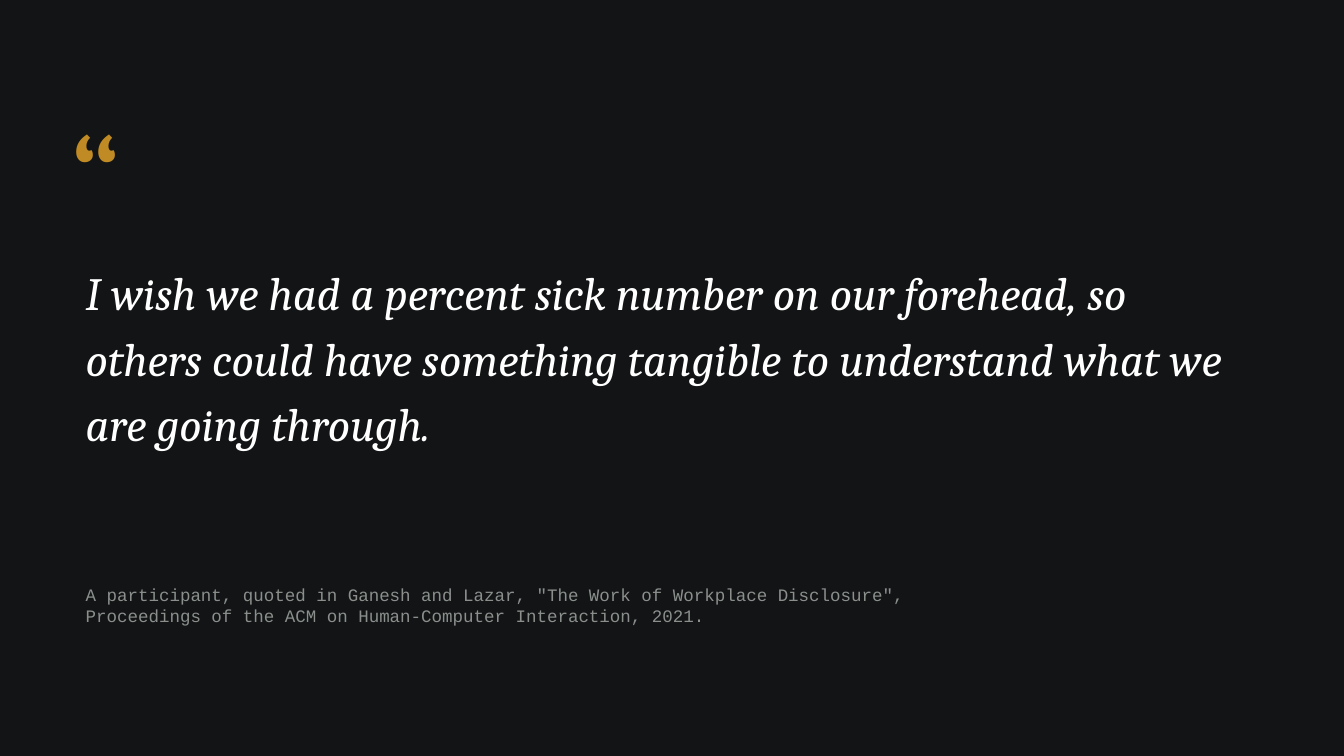
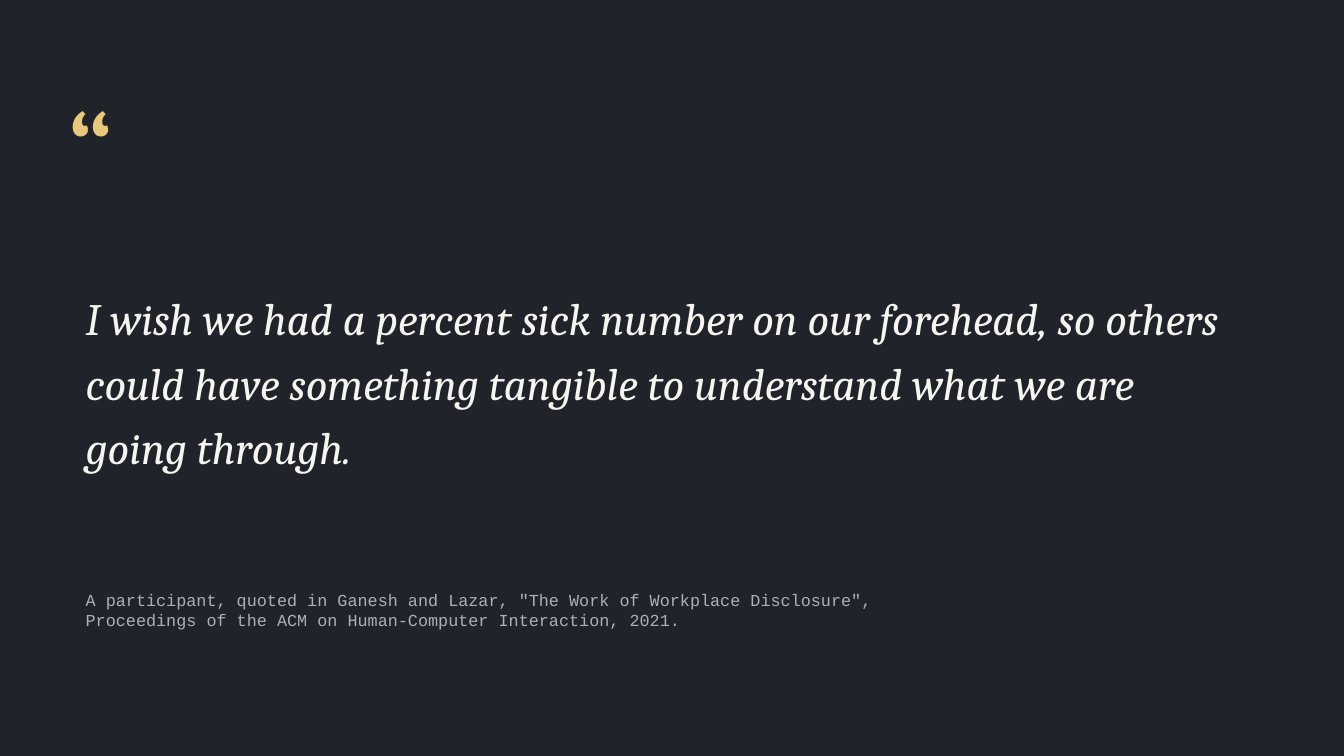
Before and after one commit to parthsevak2/curb-cut, a slide deck: slide 2 of submission/Curb-Cut.pptx. Drawn at 1344x756 pixels with LibreOffice and Linux fonts; fonts in the diff are those of the drawing. Boxes give left, top, right and bottom in pixels: in the first picture for what was removed or moved away, otherwise in the second. Text is boxed around its words. In the diff, an @@ line names an element or a change of style, - is before the commit and + after.

```diff
--- a/submission/Curb-Cut.pptx
+++ b/submission/Curb-Cut.pptx
@@ background #121415 to #20242A @@
@@ text "“": place and size @@
-text "“" at [71,86,212,257]
+text "“" at [68,73,219,219]
@@ text "“" at [68,73,219,219]: size 96 to 88 pt, text colour #C08A24 to #E8C87A @@
@@ text "I wish we had a ...": place and size @@
-text "I wish we had a ..." at [86,278,1222,451]
+text "I wish we had a ..." at [86,304,1218,474]
@@ text "I wish we had a ..." at [86,304,1218,474]: size 33 to 32 pt, text colour #FFFFFF to #F7F5EF; line spacing 1.18 to 1.2 @@
@@ text "A participant, quoted in Ganesh ..." at [86,594,871,630]: size 12.5 to 12 pt, text colour #8A8F8C to #A9B0B6 @@
```
Also in this commit, not shown: 18 other slides changed, 3 slides added, 1 other file.
